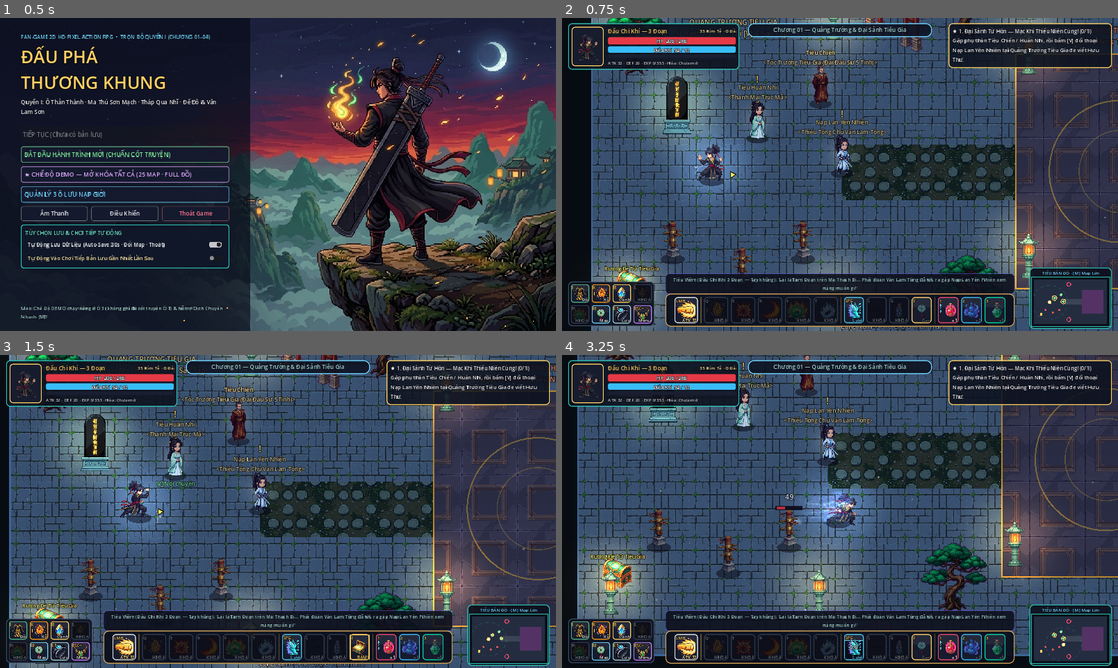
Above: before the commit, frames 1-4 (two rows, left to right).
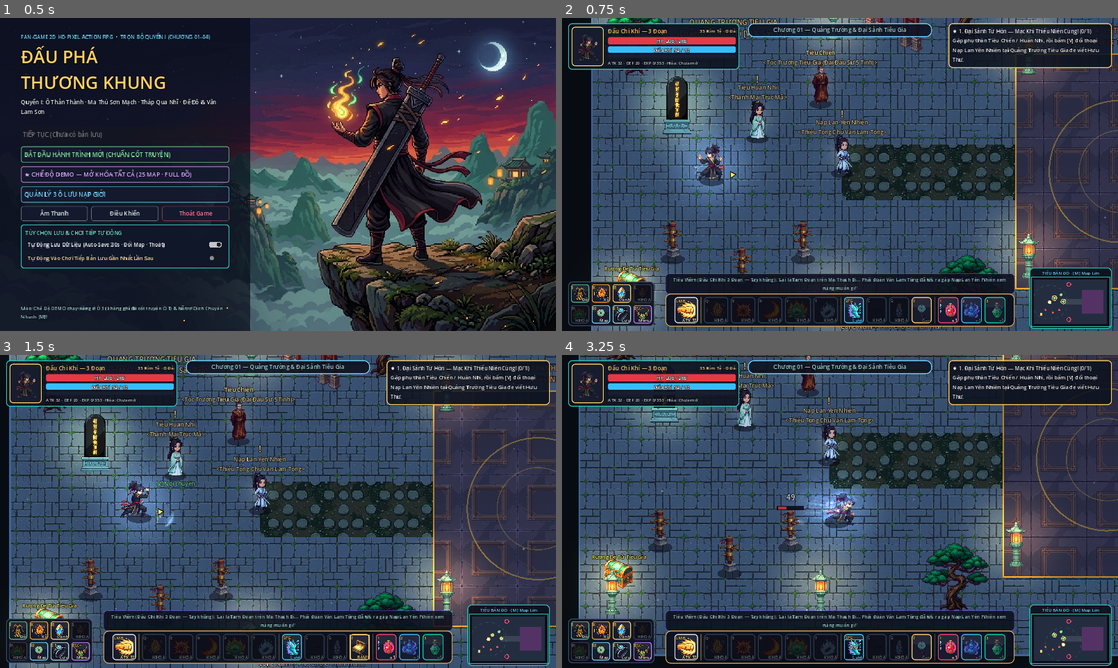
Above: after the commit, the same moments.

Repository: dangtiendao/DauPhaThuongKhung
Game: Godot game, scene res://scenes/ui/main_menu.tscn
Same seed, same stepped clock (60 frames per second), same inputs: the game is played once before the commit and once after it.
Inputs (mouse positions are in pixels of both pictures, inside the frame that each line leads up to):
- Up to frame 1 (0.5 s): no input
- Up to frame 2 (0.75 s): click "BẮT ĐẦU HÀNH TRÌNH MỚI (CHUẨN…" at 0.5 s
- Up to frame 3 (1.5 s): tap Enter at 1.25 s; move the mouse to (400, 495) at 1.27 s; press the mouse at (400, 495) at 1.28 s; hold D (move_right) from 1.28 s (still down)
- Up to frame 4 (3.25 s): tap Space (dash) at 1.55, 2.1, 3.05 s; move the mouse to (728, 527) at 2.02 s; release D (move_right) at 2.03 s; release the mouse at (728, 527) at 2.03 s; hold S (move_down) 2.03-2.78 s; click (728, 527) at 2.3 s; move the mouse to (895, 442) at 2.77 s; press the mouse at (895, 442) at 2.78 s; hold D (move_right) from 2.78 s (still down)

Frame 1 is identical in both runs. In frame 2, less than 0.1% of the frame differs, in the area x 24-30%, y 40-48%; in frame 3, less than 0.1%; in frame 4, 20%, in the area x 2-100%, y 0-98%.

Commit message:
feat(art,anim): upgrade default animations from 4 frames to 8 frames (20/20 player & boss sheets)

Diff:
--- a/scripts/entities/enemy_controller.gd
+++ b/scripts/entities/enemy_controller.gd
@@ -303,7 +303,7 @@
 			loaded_anim = load(anim_sheet_path)
 		if loaded_anim != null:
 			has_anim_sheet = true
-			anim_meta = SpriteAnimHelper.inspect_sheet(loaded_anim, "enemy_anim", 4, 1, explicit_anim_meta)
+			anim_meta = SpriteAnimHelper.inspect_sheet(loaded_anim, "enemy_anim", 4, 2, explicit_anim_meta)
 			SpriteAnimHelper.apply_to_sprite(body_sprite, loaded_anim, anim_meta, base_sprite_foot_y)
 			sprite_offset_y = float(anim_meta.get("foot_offset_y", -48.0))
 			body_sprite.frame = 0
@@ -624,7 +624,8 @@
 			var c_idx: int = frames_arr.size() - 1 if frames_arr.size() <= 2 else (int(anim_phase * 0.6) % frames_arr.size())
 			body_sprite.frame = clampi(frames_arr[c_idx], 0, max_f)
 		else:
-			var loop_idx: int = int(absf(anim_phase) * 0.45) % frames_arr.size()
+			var loop_rate: float = 0.72 if anim_key == "idle" else 0.55
+			var loop_idx: int = int(absf(anim_phase) * loop_rate) % frames_arr.size()
 			body_sprite.frame = clampi(frames_arr[loop_idx], 0, max_f)
 
 	if boss_light != null and not is_winding:
--- a/scripts/entities/player_controller.gd
+++ b/scripts/entities/player_controller.gd
@@ -130,12 +130,12 @@
 	if ResourceLoader.exists("res://assets/sprites/player/tieu_viem_dash.png"):
 		dash_tex = load("res://assets/sprites/player/tieu_viem_dash.png")
 
-	idle_meta = SpriteAnimHelper.inspect_sheet(idle_tex, "square", 1, 1)
-	run_meta = SpriteAnimHelper.inspect_sheet(run_tex, "square", 4, 1)
+	idle_meta = SpriteAnimHelper.inspect_sheet(idle_tex, "square", 4, 2)
+	run_meta = SpriteAnimHelper.inspect_sheet(run_tex, "square", 4, 2)
 	if cast_tex != null:
-		cast_meta = SpriteAnimHelper.inspect_sheet(cast_tex, "square", 4, 1)
+		cast_meta = SpriteAnimHelper.inspect_sheet(cast_tex, "square", 8, 1)
 	if dash_tex != null:
-		dash_meta = SpriteAnimHelper.inspect_sheet(dash_tex, "square", 3, 1)
+		dash_meta = SpriteAnimHelper.inspect_sheet(dash_tex, "square", 8, 1)
 
 	_apply_body_sheet(idle_tex, idle_meta)
 	slash_vfx.visible = false
@@ -171,7 +171,7 @@
 	var loaded_atk: Texture2D = load(atk_path)
 	if loaded_atk != null:
 		attack_tex = loaded_atk
-		attack_meta = SpriteAnimHelper.inspect_sheet(attack_tex, "player_attack", 4, 1)
+		attack_meta = SpriteAnimHelper.inspect_sheet(attack_tex, "player_attack", 4, 2)
 
 
 func _setup_lighting_particles_and_trail() -> void:
@@ -406,18 +406,25 @@
 				target_sc = Vector2(1.14, 0.89).lerp(Vector2.ONE, r_t)
 				target_rot = f_sign * 0.09 * (1.0 - r_t)
 		else:
-			# Quét mượt qua toàn bộ danh sách attack_frames (2, 3, 4, 5, 6+ frame tùy sheet!)
+			# Quét mượt qua toàn bộ danh sách attack_frames (chuẩn 8-frame sheet: 4f/combo & 7f combo 3!)
 			var hit_threshold: float = 0.24 if n_frames <= 2 else 0.30
 			var f_idx: int = 0
 			if n_frames == 2:
 				f_idx = 0 if progress < hit_threshold else 1
+			elif n_frames >= 4:
+				# Dành 2 frame đầu (0 -> 1) cho pha Windup & Đà vung, các frame sau cho Impact -> Follow-through!
+				if progress < hit_threshold:
+					var w_p: float = clampf(progress / hit_threshold, 0.0, 0.999)
+					f_idx = int(w_p * 2.0)
+				else:
+					var rem_p: float = clampf((progress - hit_threshold) / (1.0 - hit_threshold), 0.0, 0.999)
+					f_idx = 2 + int(rem_p * float(n_frames - 2))
 			else:
-				# Dành ~28% cho Windup, phần còn lại quét mượt qua các frame Smear -> Strike -> Follow-through!
 				if progress < hit_threshold:
 					f_idx = 0
 				else:
-					var rem_p: float = clampf((progress - hit_threshold) / (1.0 - hit_threshold), 0.0, 0.999)
-					f_idx = 1 + int(rem_p * float(n_frames - 1))
+					var rem_p3: float = clampf((progress - hit_threshold) / (1.0 - hit_threshold), 0.0, 0.999)
+					f_idx = 1 + int(rem_p3 * float(n_frames - 1))
 			body_sprite.frame = attack_frames[clampi(f_idx, 0, n_frames - 1)]
 
 			if progress < hit_threshold:
@@ -487,9 +494,10 @@
 			dust_timer = 0.16
 			VfxAssets.spawn_dust_puff(get_parent(), global_position + Vector2(0, 11), Color(0.74, 0.78, 0.84, 0.42), 5, 75.0, 0.9)
 	else:
-		var idle_total: int = maxi(1, int(idle_meta.get("total_frames", 1)))
+		var idle_total: int = maxi(1, int(idle_meta.get("total_frames", 8)))
 		if idle_total > 1:
-			anim_timer += delta * 5.8
+			var idle_fps: float = clampf(4.2 + float(idle_total) * 0.62, 5.8, 10.5)
+			anim_timer += delta * idle_fps
 			body_sprite.frame = int(anim_timer) % idle_total
 			var breath_s: float = sin(t_sec * 3.0) * 0.008
 			target_sc = Vector2(1.0 - breath_s * 0.5, 1.0 + breath_s)
--- a/scripts/systems/sprite_anim_helper.gd
+++ b/scripts/systems/sprite_anim_helper.gd
@@ -159,13 +159,13 @@
 			return PackedInt32Array([4, 5])
 	if total == 8:
 		if is_skill:
+			return PackedInt32Array([0, 1, 2, 6, 7])
+		if combo_step == 1:
+			return PackedInt32Array([0, 1, 2, 3])
+		elif combo_step == 2:
 			return PackedInt32Array([4, 5, 6, 7])
-		if combo_step == 1:
-			return PackedInt32Array([0, 1, 2])
-		elif combo_step == 2:
-			return PackedInt32Array([3, 4, 5])
-		else:
-			return PackedInt32Array([5, 6, 7])
+		else:
+			return PackedInt32Array([0, 1, 2, 4, 5, 6, 7])
 
 	# Dải 9..16+ frame: tự chia đều thành 3 nhịp combo (hoặc 4 phần nếu >= 12 frame)
 	if is_skill:
@@ -205,13 +205,13 @@
 			r = 3
 		return _range_frames(r * hf, mini((r + 1) * hf - 1, total - 1))
 
-	# Lưới 2 hàng (ví dụ 4×2 = 8 frame: Hàng 0 = Idle/Move, Hàng 1 = Windup/Strike)
+	# Lưới 2 hàng chuẩn mặc định 8 frame (4×2: Hàng 0 = [0,1] Idle + [2,3] Move, Hàng 1 = [4,5] Windup + [6,7] Strike)
 	if vf == 2:
 		var half: int = maxi(1, hf / 2)
 		if state_name == "idle":
 			return _range_frames(0, maxi(0, half - 1))
 		elif state_name == "move":
-			return _range_frames(0, hf - 1)
+			return _range_frames(mini(half, hf - 1), hf - 1)
 		elif state_name == "windup":
 			return _range_frames(hf, hf + maxi(0, half - 1))
 		else:
--- a/tests/test_suite.gd
+++ b/tests/test_suite.gd
@@ -61,6 +61,7 @@
 	_suite_06_demo_mode()
 	_suite_07_systems_integration()
 	await _suite_08_live_scene_and_panels()
+	_suite_09_8frame_spritesheets()
 
 	_restore_user_settings()
 
@@ -490,3 +491,48 @@
 
 	inst.queue_free()
 	await get_tree().process_frame
+
+
+# =========================================================
+# SUITE 9: 8-FRAME DEFAULT SPRITESHEET VERIFICATION (20 SHEETS)
+# =========================================================
+func _suite_09_8frame_spritesheets() -> void:
+	print("[Suite 9] 8-Frame Default Spritesheet Verification (8 Player + 12 Boss)...")
+	var player_sheets: Array = [
+		{ "p": "res://assets/sprites/player/tieu_viem_idle.png", "kind": "square", "fh": 4, "fv": 2 },
+		{ "p": "res://assets/sprites/player/tieu_viem_run.png", "kind": "square", "fh": 4, "fv": 2 },
+		{ "p": "res://assets/sprites/player/tieu_viem_cast.png", "kind": "square", "fh": 8, "fv": 1 },
+		{ "p": "res://assets/sprites/player/tieu_viem_dash.png", "kind": "square", "fh": 8, "fv": 1 },
+		{ "p": "res://assets/sprites/player/tieu_viem_attack_unarmed.png", "kind": "player_attack", "fh": 4, "fv": 2 },
+		{ "p": "res://assets/sprites/player/tieu_viem_attack_sword.png", "kind": "player_attack", "fh": 4, "fv": 2 },
+		{ "p": "res://assets/sprites/player/tieu_viem_attack_sabre.png", "kind": "player_attack", "fh": 4, "fv": 2 },
+		{ "p": "res://assets/sprites/player/tieu_viem_attack_ruler.png", "kind": "player_attack", "fh": 4, "fv": 2 }
+	]
+	for spec in player_sheets:
+		var tex: Texture2D = load(str(spec["p"]))
+		_assert(tex != null, "Player sheet loads: " + str(spec["p"]))
+		var meta: Dictionary = SpriteAnimHelper.inspect_sheet(tex, str(spec["kind"]), int(spec["fh"]), int(spec["fv"]))
+		_assert(int(meta.get("total_frames", 0)) == 8, "Player sheet is 8 frames: " + str(spec["p"]), "got %s" % str(meta))
+		if str(spec["kind"]) == "player_attack":
+			var c1: PackedInt32Array = SpriteAnimHelper.get_player_attack_frames(meta, 1, false)
+			var c2: PackedInt32Array = SpriteAnimHelper.get_player_attack_frames(meta, 2, false)
+			var c3: PackedInt32Array = SpriteAnimHelper.get_player_attack_frames(meta, 3, false)
+			_assert(c1.size() == 4 and c2.size() == 4 and c3.size() == 7, "8-frame attack combo mapping valid")
+
+	var checked_boss_sheets: Dictionary = {}
+	for eid in GameDatabase.enemies_by_id.keys():
+		var ed: Dictionary = GameDatabase.enemies_by_id[eid]
+		if not bool(ed.get("is_boss", false)):
+			continue
+		var ap: String = str(ed.get("anim_sheet", ""))
+		if ap == "" or checked_boss_sheets.has(ap):
+			continue
+		checked_boss_sheets[ap] = true
+		var btex: Texture2D = load(ap)
+		_assert(btex != null, "Boss anim sheet loads: " + ap)
+		var bmeta: Dictionary = SpriteAnimHelper.inspect_sheet(btex, "enemy_anim", 4, 2)
+		_assert(int(bmeta.get("hframes", 0)) == 4 and int(bmeta.get("vframes", 0)) == 2 and int(bmeta.get("total_frames", 0)) == 8, "Boss sheet is 4x2 (8 frames): " + ap, "got %s" % str(bmeta))
+		for st in ["idle", "move", "windup", "strike"]:
+			var st_arr: PackedInt32Array = SpriteAnimHelper.get_enemy_state_frames(bmeta, st)
+			_assert(st_arr.size() == 2, "Boss 8f state has 2 crisp frames (%s): %s" % [st, ap], "got %s" % str(st_arr))
+	_assert(checked_boss_sheets.size() == 12, "Verified all 12 unique boss anim sheets are 8 frames", "got %d" % checked_boss_sheets.size())
Binary file changed: assets/sprites/enemies/co_ha_boss_anim.png
Binary file changed: assets/sprites/enemies/gia_liet_ao_boss_anim.png
Binary file changed: assets/sprites/enemies/hai_ba_dong_boss_anim.png
Binary file changed: assets/sprites/enemies/hoa_linh_xa_boss_anim.png
Binary file changed: assets/sprites/enemies/lieu_tich_boss_anim.png
Binary file changed: assets/sprites/enemies/mac_ba_tu_boss_anim.png
Binary file changed: assets/sprites/enemies/muc_luc_boss_anim.png
Binary file changed: assets/sprites/enemies/muc_xa_boss_anim.png
Binary file changed: assets/sprites/enemies/thach_khoi_boss_anim.png
Binary file changed: assets/sprites/enemies/tieu_ngoc_boss_anim.png
Binary file changed: assets/sprites/enemies/tieu_ninh_boss_anim.png
Binary file changed: assets/sprites/enemies/tieu_tu_tinh_su_boss_anim.png
(and 9 more such lines)
